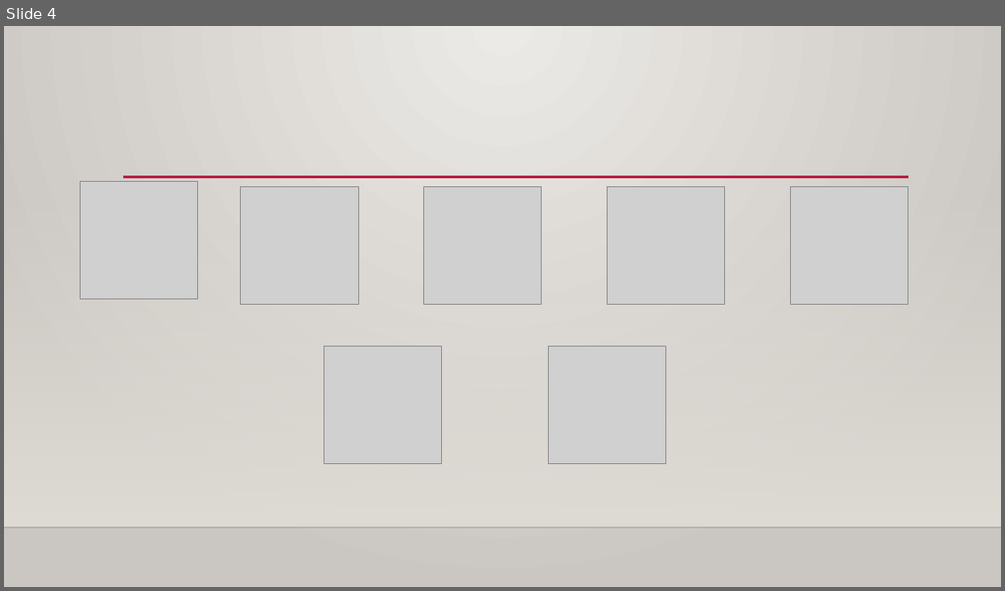
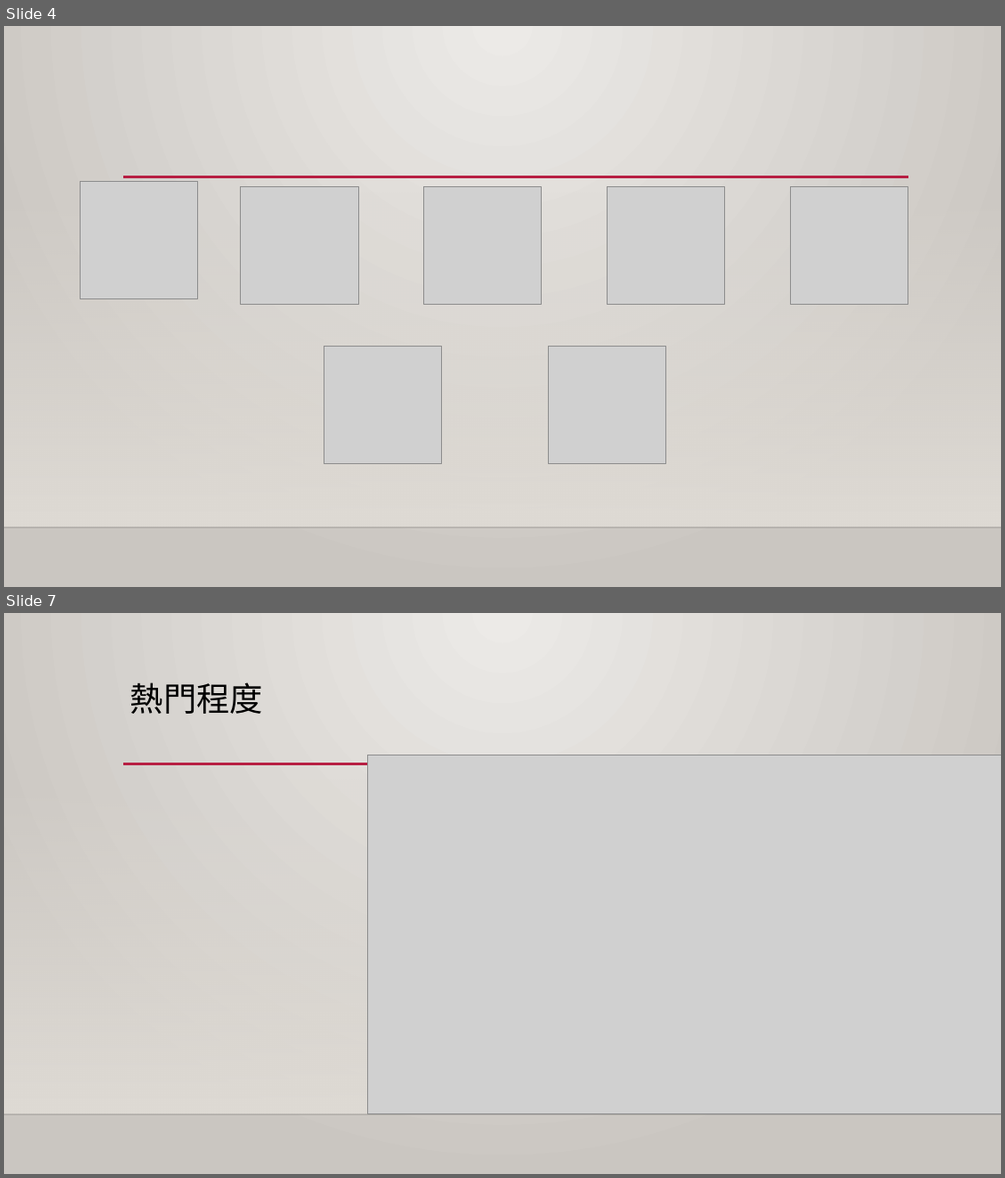
Before and after one commit to Jameswilson7788/TaipeiPapago, a slide deck: 北市啪啪走.pptx. Shown one above the other, each under a label of ours: slide 4 before the commit, slides 4 and 7 after it; the slides between them are not shown. The pictures are 1005x591 and 1005x1178 pixels, drawn with LibreOffice and Linux fonts; fonts in the diff are those of the drawing; grey boxes stand for pictures; background and template pictures are left out. Boxes give left, top, right and bottom in pixels: in the first picture for what was removed or moved away, otherwise in the second. Text is boxed around its words. In the diff, an @@ line names an element or a change of style, - is before the commit and + after.

```diff
--- a/北市啪啪走.pptx
+++ b/北市啪啪走.pptx
@@ slide 7 added at (x1=4, y1=613, x2=1001, y2=1174), background gradient #ECEAE7 to #CAC7C1; not listed: 3 template elements that a slide beside it also shows @@
@@ title added at (x1=130, y1=682, x2=263, y2=714), 32 pt, text #000000 @@
+熱門程度
@@ picture added at (x1=367, y1=755, x2=1001, y2=1113) @@
```
Also in this commit, not shown: 2 slides changed, 1 other slide added.
